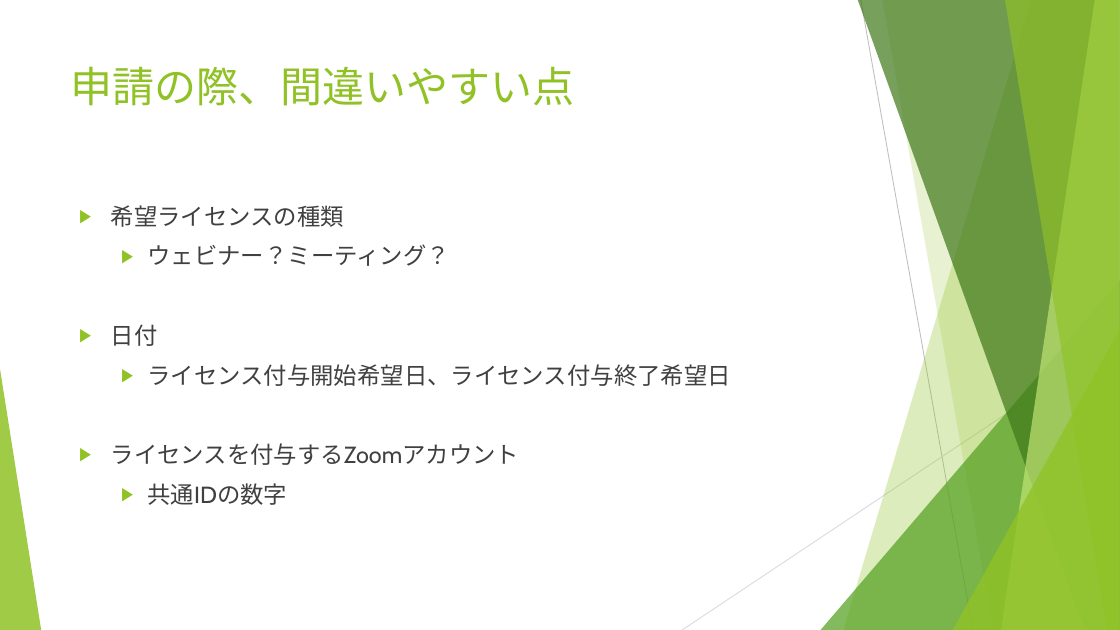
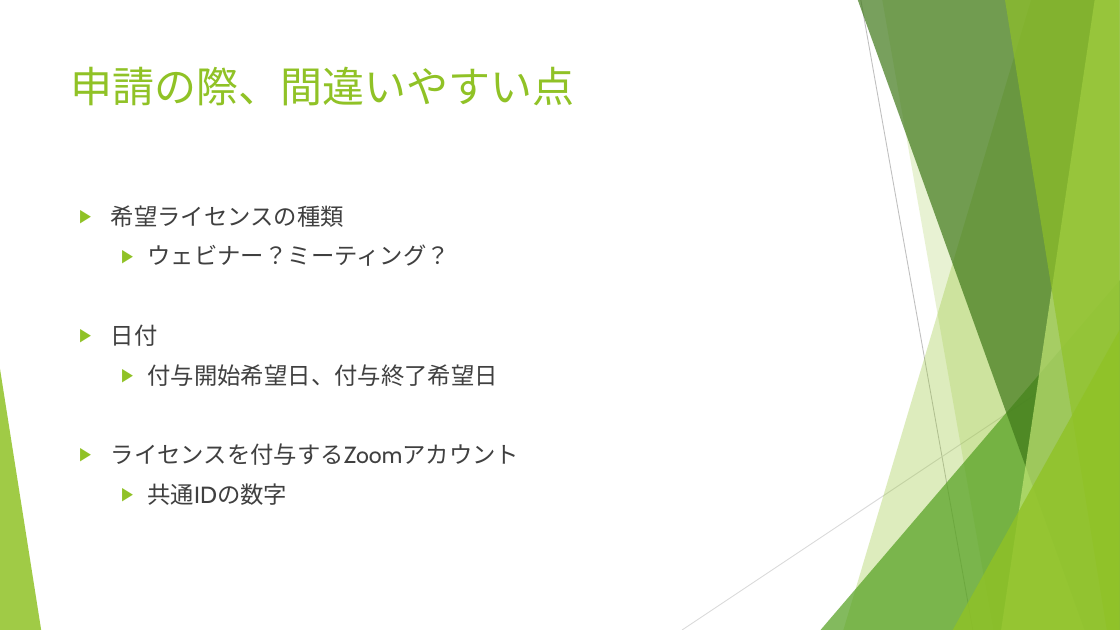
Before and after one commit to utelecon/utelecon.github.io, a slide deck: slide 14 of events/2021-09-15/slides/03-vpn-wifi.pptx. Drawn at 1120x630 pixels with LibreOffice and Linux fonts; fonts in the diff are those of the drawing. Boxes give left, top, right and bottom in pixels: in the first picture for what was removed or moved away, otherwise in the second. Text is boxed around its words. In the diff, an @@ line names an element or a change of style, - is before the commit and + after.

```diff
--- a/events/2021-09-15/slides/03-vpn-wifi.pptx
+++ b/events/2021-09-15/slides/03-vpn-wifi.pptx
@@ text at <box>147,364,498,386</box>: text changed @@
-  ▶ ライセンス付与開始希望日、ライセンス付与終了希望日
+  ▶ 付与開始希望日、付与終了希望日
```
Also in this commit, not shown: 9 other slides changed, 1 other file.
